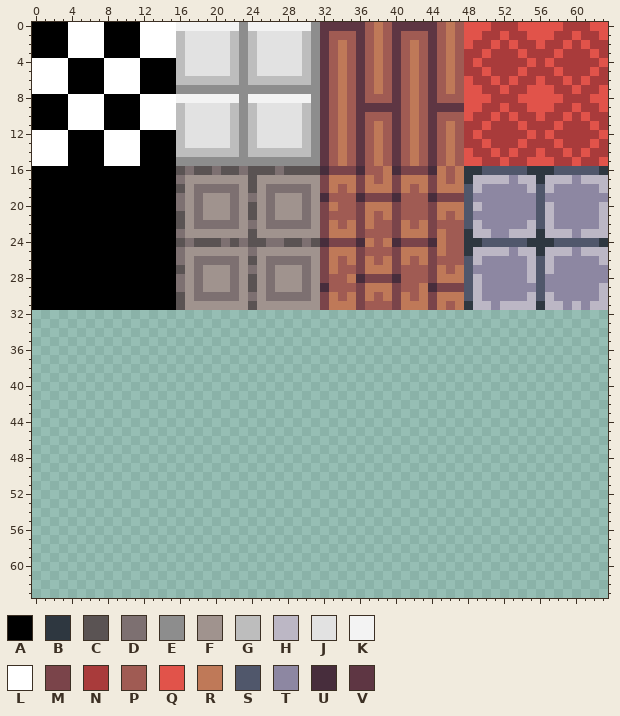
A pixel-art sprite gets an edit: tilesets/tile_indoor/output_tileset.png. The picture above is the old version.
The file is 64x64 pixels.
Palette (. is transparent): A #000000  B #2e3740  C #5a5353  D #7d7071  E #8d8d8d  F #a0938e  G #bdbdbd  H #bcb7c5  J #e2e2e2  K #f3f3f3  L #ffffff  M #7a444a  N #a93b3b  P #a05b53  Q #e1534a  R #bf7958  S #50576b  T #8d87a2  U #472d3c  V #5e3643
After:
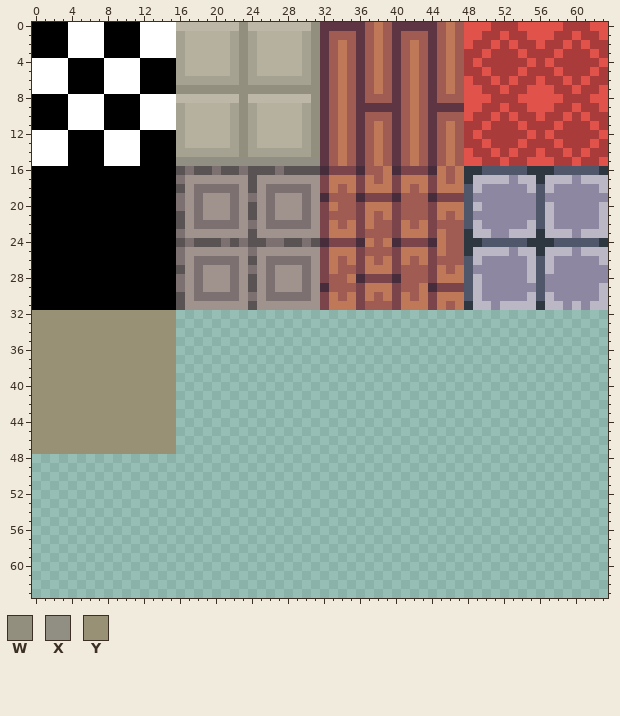
Colours new in this view: W #938f7e  X #918e84  Y #999175
Diff:
@@ palette @@
-G #bdbdbd
+G #a6a291
-J #e2e2e2
+J #b6b19f
-K #f3f3f3
+K #bcb7a6
@@ x 14..33 @@
- 0 LLKKKKKKKEKKKKKKKEVV
- 1 LLGJJJJJGEGJJJJJGEVP
- 2 LLGJJJJJGEGJJJJJGEVP
- 3 LLGJJJJJGEGJJJJJGEVP
- 4 AAGJJJJJGEGJJJJJGEVP
- 5 AAGJJJJJGEGJJJJJGEVP
- 6 AAGGGGGGGEGGGGGGGEVP
- 7 AAEEEEEEEEEEEEEEEEVP
- 8 LLKKKKKKKEKKKKKKKEVP
- 9 LLGJJJJJGEGJJJJJGEVP
-10 LLGJJJJJGEGJJJJJGEVP
-11 LLGJJJJJGEGJJJJJGEVP
-12 AAGJJJJJGEGJJJJJGEVP
-13 AAGJJJJJGEGJJJJJGEVP
-14 AAGGGGGGGEGGGGGGGEVP
-15 AAEEEEEEEEEEEEEEEEVP
+ 0 LLKKKKKKKWKKKKKKKWVV
+ 1 LLGJJJJJGWGJJJJJGWVP
+ 2 LLGJJJJJGWGJJJJJGWVP
+ 3 LLGJJJJJGWGJJJJJGWVP
+ 4 AAGJJJJJGWGJJJJJGWVP
+ 5 AAGJJJJJGWGJJJJJGWVP
+ 6 AAGGGGGGGWGGGGGGGWVP
+ 7 AAWWWWWWWWWWWWWWWWVP
+ 8 LLKKKKKKKWKKKKKKKWVP
+ 9 LLGJJJJJGWGJJJJJGWVP
+10 LLGJJJJJGWGJJJJJGWVP
+11 LLGJJJJJGWGJJJJJGWVP
+12 AAGJJJJJGWGJJJJJGWVP
+13 AAGJJJJJGWGJJJJJGWVP
+14 AAGGGGGGGWGGGGGGGWVP
+15 AAXXXXXXXXXXXXXXXXVP
 16 AACDCCDCCDCCCDCCCCUM
@@ x 0..17 @@
 31 AAAAAAAAAAAAAAAACF
-32 ..................
-33 ..................
-34 ..................
-35 ..................
-36 ..................
-37 ..................
-38 ..................
-39 ..................
-40 ..................
-41 ..................
-42 ..................
-43 ..................
-44 ..................
-45 ..................
-46 ..................
-47 ..................
+32 YYYYYYYYYYYYYYYY..
+33 YYYYYYYYYYYYYYYY..
+34 YYYYYYYYYYYYYYYY..
+35 YYYYYYYYYYYYYYYY..
+36 YYYYYYYYYYYYYYYY..
+37 YYYYYYYYYYYYYYYY..
+38 YYYYYYYYYYYYYYYY..
+39 YYYYYYYYYYYYYYYY..
+40 YYYYYYYYYYYYYYYY..
+41 YYYYYYYYYYYYYYYY..
+42 YYYYYYYYYYYYYYYY..
+43 YYYYYYYYYYYYYYYY..
+44 YYYYYYYYYYYYYYYY..
+45 YYYYYYYYYYYYYYYY..
+46 YYYYYYYYYYYYYYYY..
+47 YYYYYYYYYYYYYYYY..
 48 ..................
Boxes around the changes in both pictures, in picture pixels (x1, y1, x2, y2):
changed: (176, 22, 320, 166)
added: (32, 310, 176, 454)
